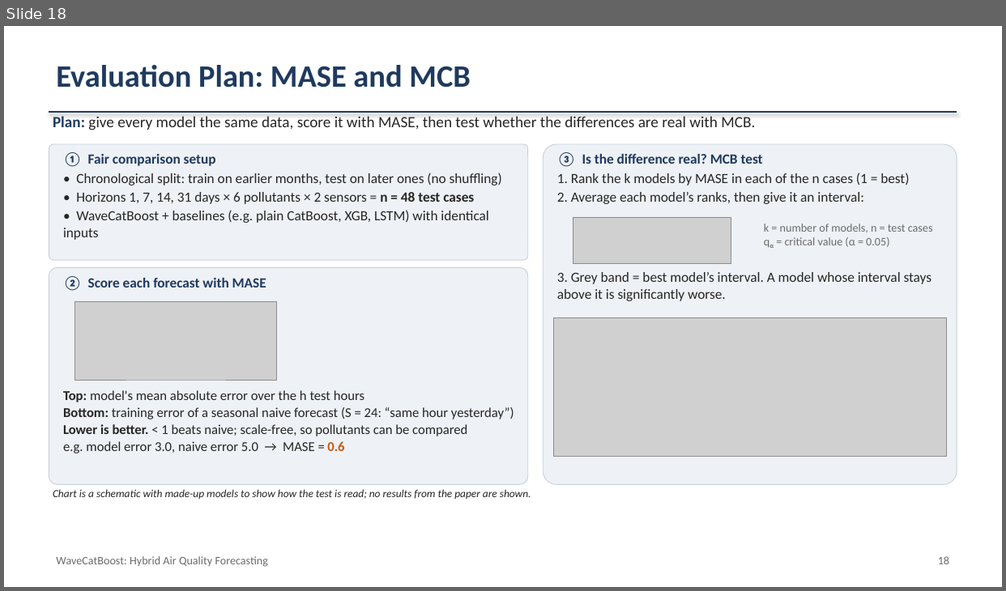
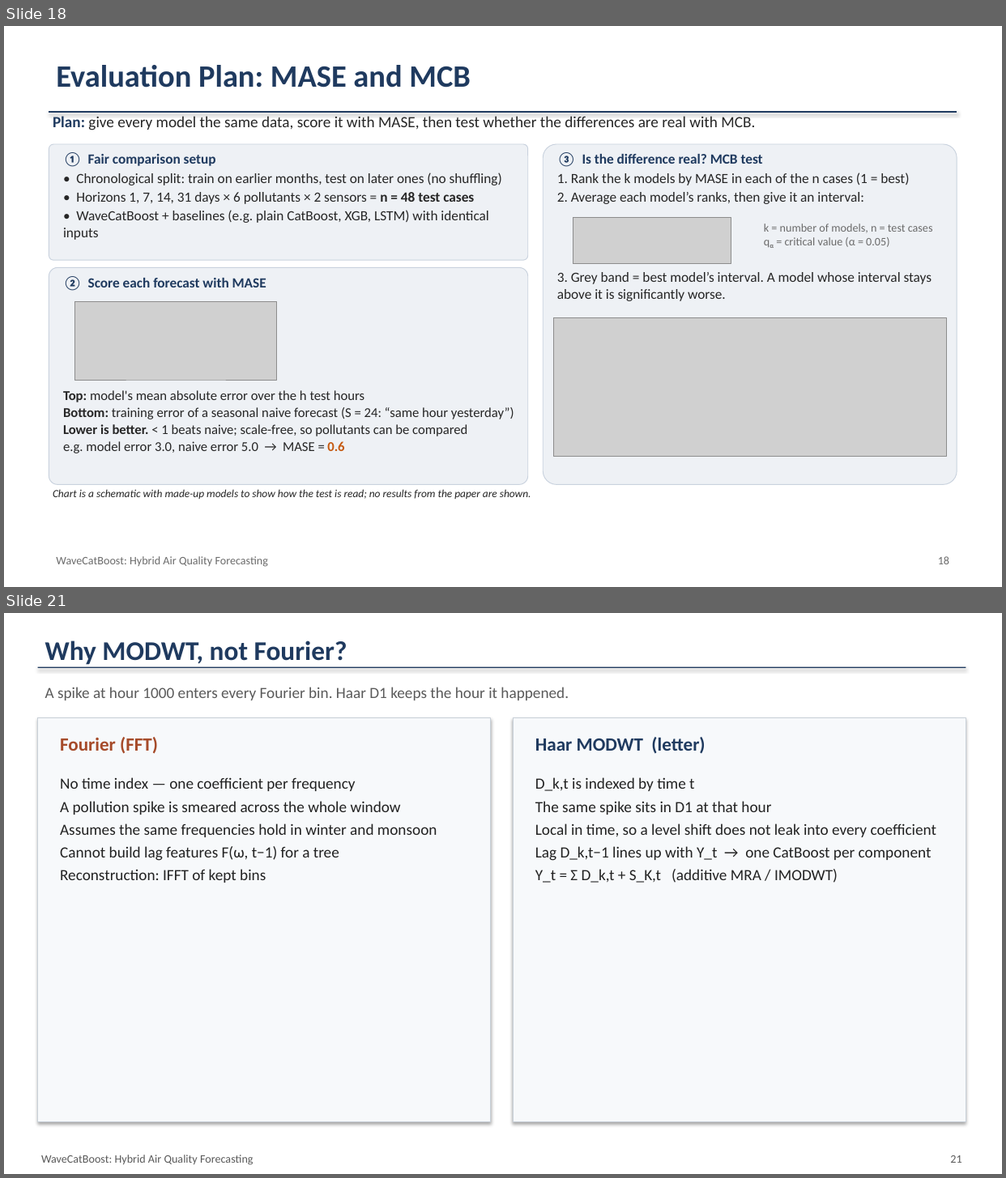
Before and after one commit to charan-435/Forecasting-Air-Quality-Data, a slide deck: ATSA_Presentation_updated.pptx. Shown one above the other, each under a label of ours: slide 18 before the commit, slides 18 and 21 after it; the slides between them are not shown. The pictures are 1006x591 and 1006x1178 pixels, drawn with LibreOffice and Linux fonts; fonts in the diff are those of the drawing; grey boxes stand for pictures. Boxes give left, top, right and bottom in pixels: in the first picture for what was removed or moved away, otherwise in the second. Text is boxed around its words. In the diff, an @@ line names an element or a change of style, - is before the commit and + after.

```diff
--- a/ATSA_Presentation_updated.pptx
+++ b/ATSA_Presentation_updated.pptx
@@ slide 21 added at (x1=4, y1=613, x2=1002, y2=1174), background #FFFFFF @@
@@ text added at (x1=45, y1=641, x2=347, y2=665), 26 pt, text #1F3A5F, bold @@
+Why MODWT, not Fourier?
@@ rectangle added at (x1=38, y1=667, x2=966, y2=667), fill #1F3A5F @@
@@ text added at (x1=45, y1=687, x2=569, y2=700), 15 pt, text #5A5A5A @@
+A spike at hour 1000 enters every Fourier bin. Haar D1 keeps the hour it happened.
@@ rectangle added at (x1=38, y1=717, x2=491, y2=1122), fill #F7F9FB, outline #C8D0D8 0.75 pt @@
@@ rectangle added at (x1=513, y1=717, x2=966, y2=1122), fill #F7F9FB, outline #C8D0D8 0.75 pt @@
@@ text added at (x1=60, y1=737, x2=158, y2=754), 18 pt, text #A64B2A, bold @@
+Fourier (FFT)
@@ text added at (x1=535, y1=737, x2=705, y2=754), 18 pt, text #1F3A5F, bold @@
+Haar MODWT (letter)
@@ text added at (x1=60, y1=777, x2=437, y2=883), 15 pt, text #222222 @@
+No time index — one coefficient per frequency
+A pollution spike is smeared across the whole window
+Assumes the same frequencies hold in winter and monsoon
+Cannot build lag features F(ω, t−1) for a tree
+Reconstruction: IFFT of kept bins
@@ text added at (x1=535, y1=777, x2=937, y2=883), 15 pt, text #222222 @@
+D_k,t is indexed by time t
+The same spike sits in D1 at that hour
+Local in time, so a level shift does not leak into every coefficient
+Lag D_k,t−1 lines up with Y_t → one CatBoost per component
+Y_t = Σ D_k,t + S_K,t (additive MRA / IMODWT)
@@ text added at (x1=41, y1=1155, x2=253, y2=1165), 11 pt, text #5A5A5A @@
+WaveCatBoost: Hybrid Air Quality Forecasting
@@ text added at (x1=950, y1=1156, x2=961, y2=1163), 11 pt, text #5A5A5A @@
+21
```
Also in this commit, not shown: 2 slides changed, 3 other slides added, 20 other files.
